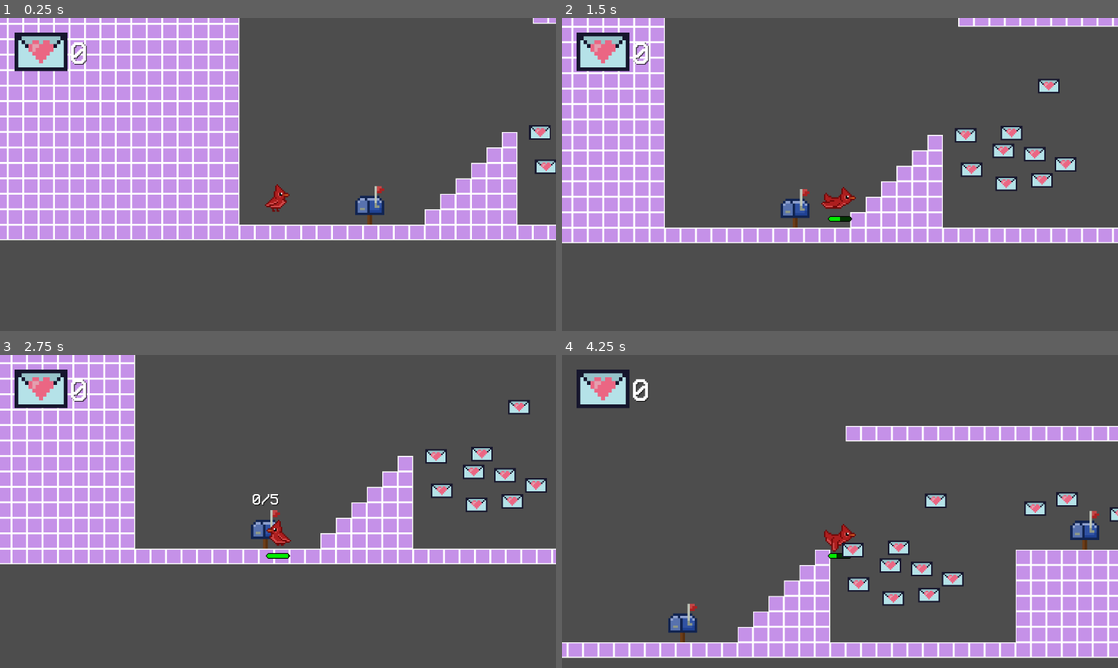
Above: before the commit, frames 1-4 (two rows, left to right).
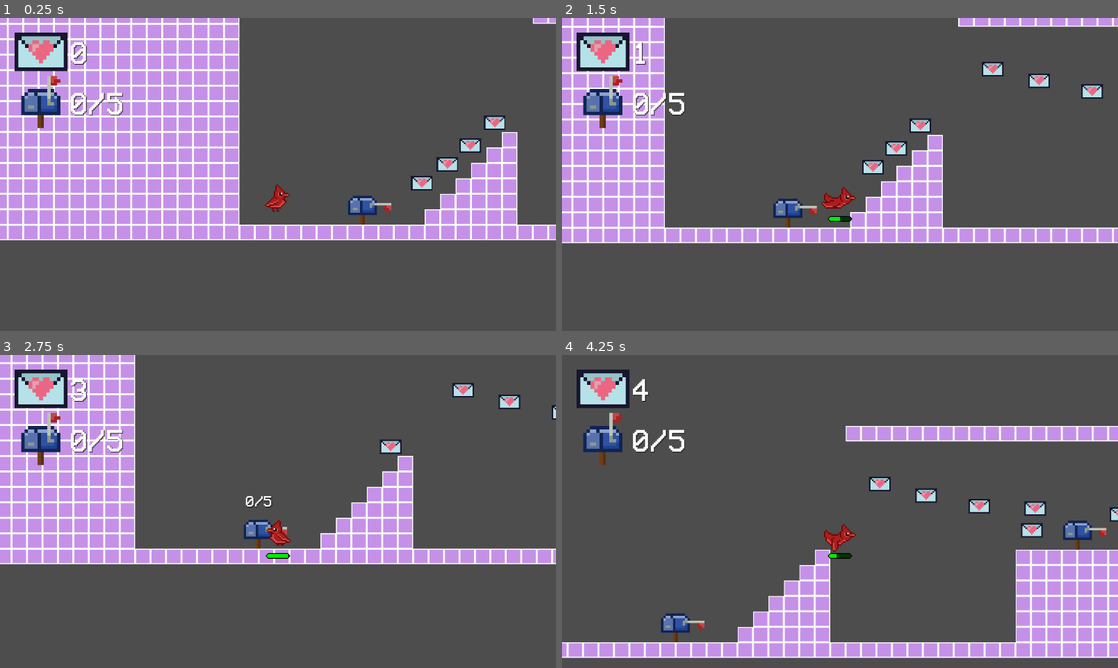
Above: after the commit, the same moments.

Repository: mfudg395/love-letters
Game: Godot game, scene res://src/Level1.tscn
Two runs of this game, one before a commit and one after it. Both use one fixed random seed, a clock stepped at 60 frames per second and the inputs below.
Inputs:
- Up to frame 1 (0.25 s): no input
- Up to frame 2 (1.5 s): hold D (move_right) from 0.53 s (still down); tap W (deliver) at 0.6, 1.35 s; tap Space (jump) at 0.77 s
- Up to frame 3 (2.75 s): tap Space (jump) at 1.52 s; release D (move_right) at 2.03 s; hold A (move_left) from 2.03 s (still down); tap E (glide) at 2.1 s; tap W (deliver) at 2.3 s
- Up to frame 4 (4.25 s): release A (move_left) at 2.78 s; hold D (move_right) from 2.78 s (still down); tap Shift (peck) at 2.85 s; tap Space (jump) at 3.02, 3.77 s; tap W (deliver) at 3.05, 3.6 s

The runs differ from the first frame. In frame 1, 2.5% of the frame differs, in the area x 3-100%, y 18-66%; in frame 2, 4.2%; in frame 3, 3.6%; in frame 4, 4.5%, in the area x 3-98%, y 7-92%.

Commit message:
implemented mailbox animation + ui element

Diff:
--- a/src/Level1.tscn
+++ b/src/Level1.tscn
@@ -35,7 +35,7 @@
 position = Vector2(80, 536)
 
 [node name="Letter" parent="." instance=ExtResource("3_h8vt6")]
-position = Vector2(1067, 376)
+position = Vector2(994, 440)
 
 [node name="Letter2" parent="." instance=ExtResource("3_h8vt6")]
 position = Vector2(1178, 407)
@@ -44,28 +44,22 @@
 position = Vector2(1001, 395)
 
 [node name="Letter4" parent="." instance=ExtResource("3_h8vt6")]
-position = Vector2(795, 379)
-
-[node name="Letter5" parent="." instance=ExtResource("3_h8vt6")]
-position = Vector2(707, 581)
+position = Vector2(775, 368)
 
 [node name="Letter6" parent="." instance=ExtResource("3_h8vt6")]
-position = Vector2(701, 513)
+position = Vector2(479, 508)
 
 [node name="Letter7" parent="." instance=ExtResource("3_h8vt6")]
-position = Vector2(781, 574)
+position = Vector2(679, 344)
 
 [node name="Letter8" parent="." instance=ExtResource("3_h8vt6")]
-position = Vector2(766, 520)
-
-[node name="Letter9" parent="." instance=ExtResource("3_h8vt6")]
-position = Vector2(635, 552)
+position = Vector2(378, 586)
 
 [node name="Letter10" parent="." instance=ExtResource("3_h8vt6")]
-position = Vector2(623, 481)
+position = Vector2(529, 461)
 
 [node name="Letter11" parent="." instance=ExtResource("3_h8vt6")]
-position = Vector2(718, 476)
+position = Vector2(431, 547)
 
 [node name="Letter12" parent="." instance=ExtResource("3_h8vt6")]
-position = Vector2(830, 541)
+position = Vector2(885, 390)
--- a/src/letter/letter.gd
+++ b/src/letter/letter.gd
@@ -7,9 +7,9 @@
 
 
 # Called every frame. 'delta' is the elapsed time since the previous frame.
-func _process(delta):
+func _process(_delta):
 	pass
 
 
-func _on_body_entered(body):
+func _on_body_entered(_body):
 	queue_free()
--- a/src/mailbox/Mailbox.tscn
+++ b/src/mailbox/Mailbox.tscn
@@ -1,8 +1,30 @@
-[gd_scene load_steps=5 format=3 uid="uid://t7was25fot5o"]
+[gd_scene load_steps=7 format=3 uid="uid://t7was25fot5o"]
 
 [ext_resource type="Script" path="res://src/mailbox/mailbox.gd" id="1_bocon"]
 [ext_resource type="Texture2D" uid="uid://b7v4kujysqj4j" path="res://assets/mailbox.png" id="1_wulbu"]
 [ext_resource type="FontFile" uid="uid://bwitkp7grmtju" path="res://assets/VCR_OSD_MONO_1.001.ttf" id="3_am2uf"]
+
+[sub_resource type="Animation" id="Animation_xi7yc"]
+resource_name = "mailbox_full"
+length = 0.25
+step = 0.05
+tracks/0/type = "value"
+tracks/0/imported = false
+tracks/0/enabled = true
+tracks/0/path = NodePath("Sprite2D:frame")
+tracks/0/interp = 1
+tracks/0/loop_wrap = true
+tracks/0/keys = {
+"times": PackedFloat32Array(0, 0.05, 0.1, 0.15, 0.2, 0.25),
+"transitions": PackedFloat32Array(1, 1, 1, 1, 1, 1),
+"update": 1,
+"values": [0, 1, 2, 3, 4, 5]
+}
+
+[sub_resource type="AnimationLibrary" id="AnimationLibrary_5ekd5"]
+_data = {
+"mailbox_full": SubResource("Animation_xi7yc")
+}
 
 [sub_resource type="RectangleShape2D" id="RectangleShape2D_5hrtd"]
 size = Vector2(140, 80)
@@ -13,17 +35,23 @@
 [node name="Sprite2D" type="Sprite2D" parent="."]
 texture_filter = 1
 texture = ExtResource("1_wulbu")
+hframes = 3
+vframes = 2
+
+[node name="AnimationPlayer" type="AnimationPlayer" parent="."]
+libraries = {
+"": SubResource("AnimationLibrary_5ekd5")
+}
 
 [node name="CollisionShape2D" type="CollisionShape2D" parent="."]
 shape = SubResource("RectangleShape2D_5hrtd")
 
 [node name="DepositedLettersIndicator" type="Label" parent="."]
-visible = false
 texture_filter = 1
-offset_left = -56.0
-offset_top = -86.0
-offset_right = 56.0
-offset_bottom = -40.0
+offset_left = -70.0
+offset_top = -82.0
+offset_right = 42.0
+offset_bottom = -36.0
 theme_override_colors/font_shadow_color = Color(0, 0, 0, 1)
 theme_override_colors/font_outline_color = Color(0, 0, 0, 1)
 theme_override_fonts/font = ExtResource("3_am2uf")
@@ -34,3 +62,4 @@
 
 [connection signal="area_entered" from="." to="." method="_on_area_entered"]
 [connection signal="area_exited" from="." to="." method="_on_area_exited"]
+[connection signal="animation_finished" from="AnimationPlayer" to="." method="_on_animation_player_animation_finished"]
--- a/src/mailbox/mailbox.gd
+++ b/src/mailbox/mailbox.gd
@@ -4,7 +4,10 @@
 
 @export var deposited_letters := 0
 
+@onready var play_animation = true
 @onready var deposited_letters_indicator = get_node("DepositedLettersIndicator")
+@onready var sprite = get_node("Sprite2D")
+@onready var animation_player = get_node("AnimationPlayer")
 
 
 # Called when the node enters the scene tree for the first time.
@@ -12,8 +15,10 @@
 	deposited_letters_indicator.visible = false
 
 # Called every frame. 'delta' is the elapsed time since the previous frame.
-func _process(delta):
+func _process(_delta):
 	deposited_letters_indicator.text = str(deposited_letters) + "/5"
+	if (deposited_letters == MAX_LETTERS and play_animation):
+		animation_player.play("mailbox_full")
 
 func _on_area_entered(area):
 	if (area.get_name() == "MailboxDetection"):
@@ -22,3 +27,15 @@
 func _on_area_exited(area):
 	if (area.get_name() == "MailboxDetection"):
 		deposited_letters_indicator.visible = false
+
+
+func _on_animation_player_animation_finished(_anim_name):
+	animation_player.stop()
+	sprite.frame = 5
+	play_animation = false
+
+func deposit_letter():
+	deposited_letters += 1
+
+func is_full() -> bool:
+	return deposited_letters == MAX_LETTERS
--- a/src/player/Player.tscn
+++ b/src/player/Player.tscn
@@ -13,6 +13,7 @@
 [ext_resource type="Texture2D" uid="uid://ccnlgkqrnbpml" path="res://assets/stamina_progress.png" id="11_5bwjb"]
 [ext_resource type="Texture2D" uid="uid://cgj8160vctfbx" path="res://assets/letter.png" id="12_rt7a8"]
 [ext_resource type="FontFile" uid="uid://bwitkp7grmtju" path="res://assets/VCR_OSD_MONO_1.001.ttf" id="13_cso16"]
+[ext_resource type="Texture2D" uid="uid://b7v4kujysqj4j" path="res://assets/mailbox.png" id="13_rg8td"]
 
 [sub_resource type="RectangleShape2D" id="RectangleShape2D_dvfak"]
 size = Vector2(19, 51)
@@ -159,6 +160,7 @@
 texture = ExtResource("2_nt4sg")
 hframes = 5
 vframes = 3
+frame = 3
 
 [node name="Camera2D" type="Camera2D" parent="."]
 offset = Vector2(0, -50)
@@ -207,6 +209,14 @@
 position = Vector2(-491, -304)
 scale = Vector2(2.43333, 2.66667)
 texture = ExtResource("12_rt7a8")
+
+[node name="MailboxUI" type="Sprite2D" parent="."]
+position = Vector2(-471, -200)
+scale = Vector2(1.35, 1.35)
+texture = ExtResource("13_rg8td")
+hframes = 3
+vframes = 2
+frame = 5
 
 [node name="LetterLabel" type="Label" parent="."]
 texture_filter = 1
@@ -221,6 +231,19 @@
 text = "0"
 vertical_alignment = 1
 
+[node name="MailboxLabel" type="Label" parent="."]
+texture_filter = 1
+offset_left = -432.0
+offset_top = -239.0
+offset_right = -322.0
+offset_bottom = -159.0
+theme_override_colors/font_shadow_color = Color(0, 0, 0, 1)
+theme_override_colors/font_outline_color = Color(0, 0, 0, 1)
+theme_override_fonts/font = ExtResource("13_cso16")
+theme_override_font_sizes/font_size = 64
+text = "0/5"
+vertical_alignment = 1
+
 [connection signal="area_entered" from="MailboxDetection" to="." method="_on_area_2d_area_entered"]
 [connection signal="area_exited" from="MailboxDetection" to="." method="_on_area_2d_area_exited"]
 [connection signal="timeout" from="StaminaRegenTimer" to="PlayerFSM" method="_on_stamina_regen_timer_timeout"]
--- a/src/player/player.gd
+++ b/src/player/player.gd
@@ -20,6 +20,7 @@
 @onready var letters := 0
 @onready var is_near_mailbox := false
 @onready var near_mailbox_letters := 0
+@onready var full_mailboxes := 0
 @onready var near_mailbox: Area2D
 
 @onready var animations = get_node("AnimationPlayer")
@@ -29,6 +30,7 @@
 @onready var stamina_regen_timer = get_node("StaminaRegenTimer")
 @onready var glide_stamina_timer = get_node("GlideStaminaTimer")
 @onready var letter_label = get_node("LetterLabel")
+@onready var mailbox_label = get_node("MailboxLabel")
 
 var is_facing_right := true
 var is_pecking := false
@@ -41,6 +43,7 @@
 func _process(delta) -> void:
 	state_machine._process(delta)
 	letter_label.text = str(letters)
+	mailbox_label.text = str(full_mailboxes) + "/5"
 
 func _physics_process(delta) -> void:
 	if Input.is_action_just_pressed("peck"):
@@ -60,7 +63,9 @@
 	if (can_deposit()):
 		if Input.is_action_just_pressed("deliver"):
 			letters -= 1
-			near_mailbox.deposited_letters += 1
+			near_mailbox.deposit_letter()
+			if near_mailbox.is_full():
+				full_mailboxes += 1
 
 func _on_area_2d_area_entered(area):
 	if ("Letter" in area.get_name()):
@@ -75,4 +80,4 @@
 		near_mailbox = null
 
 func can_deposit() -> bool:
-	return is_near_mailbox and letters > 0 and near_mailbox.deposited_letters < near_mailbox.MAX_LETTERS
+	return is_near_mailbox and letters > 0 and !near_mailbox.is_full()
Binary file changed: assets/mailbox.png
Not shown: 1 places in src/player/Player.tscn that only renumber resources
